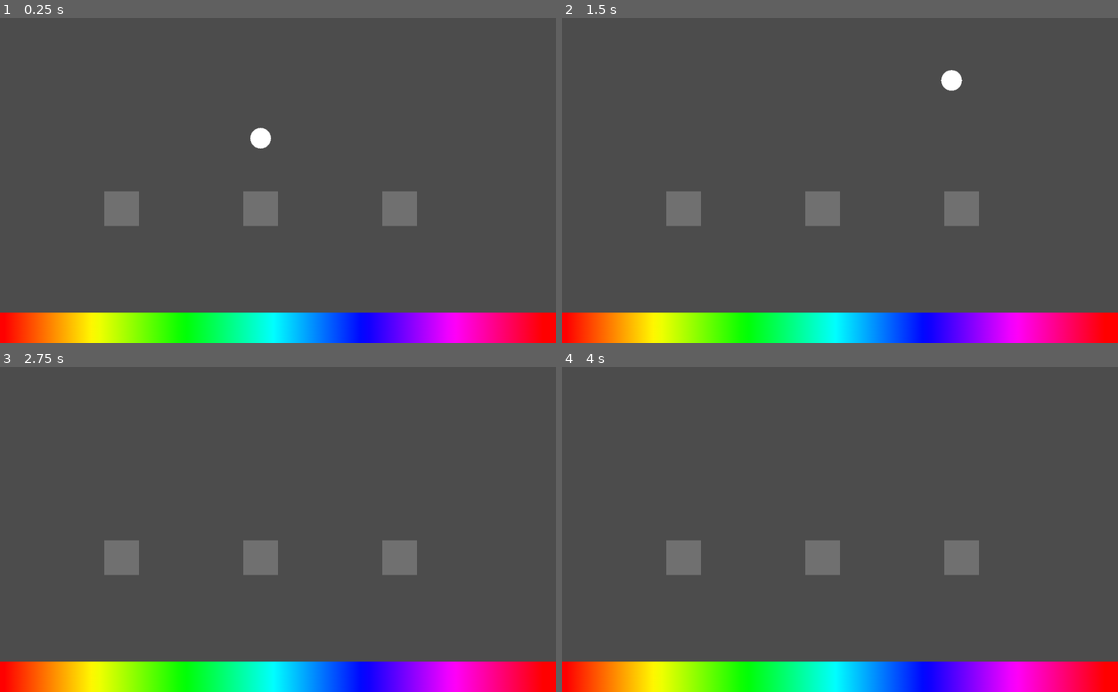
Above: before the commit, frames 1-4 (two rows, left to right).
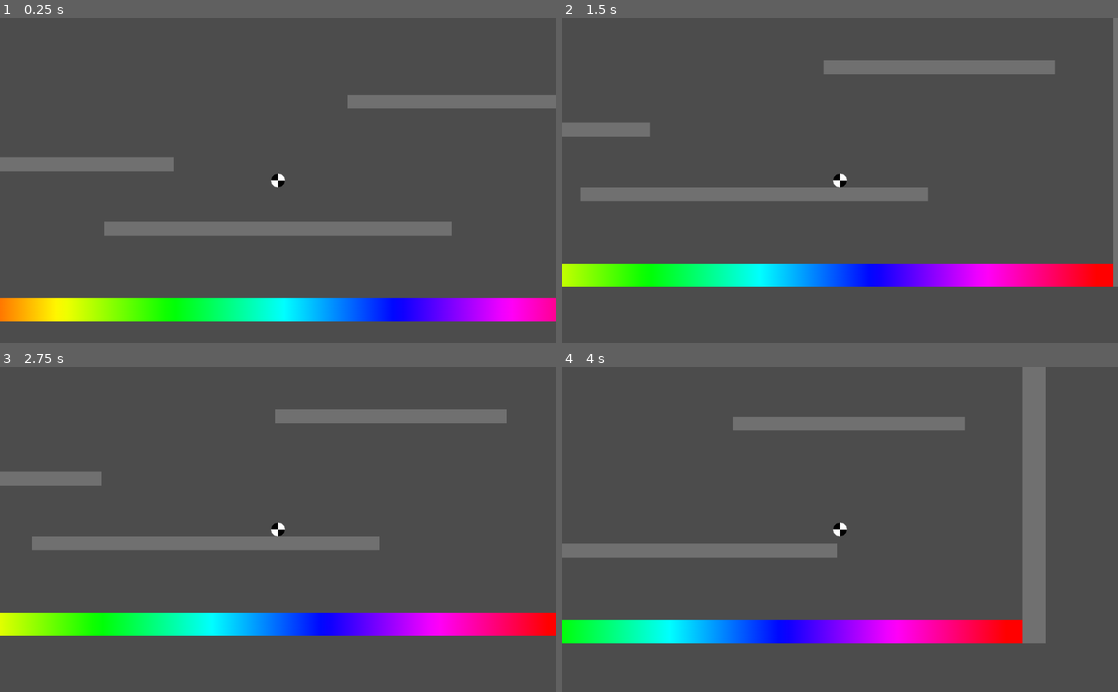
Above: after the commit, the same moments.

Repository: OpenSphereDevel/OpenSphere-Godot
Game: Godot game, scene res://WorldTemplate.tscn
The game is run twice, just before and just after one commit, with the same random seed, the same clock (stepped at 60 frames per second) and the same inputs.
Inputs:
- Up to frame 1 (0.25 s): no input
- Up to frame 2 (1.5 s): hold Right (ball_move_right) from 0.53 s (still down); tap Up (ball_jump) at 0.6, 0.77, 1.07, 1.35 s
- Up to frame 3 (2.75 s): tap Up (ball_jump) at 1.52, 1.82, 2.1 s; release Right (ball_move_right) at 2.03 s; hold Left (ball_move_left) from 2.03 s (still down)
- Up to frame 4 (4 s): release Left (ball_move_left) at 2.78 s; hold Right (ball_move_right) from 2.78 s (still down); tap Up (ball_jump) at 2.85, 3.02, 3.32, 3.6, 3.77 s

The runs differ from the first frame. In frame 1, 21% of the frame differs, in the area x 0-100%, y 23-100%; in frame 2, 24%; in frame 3, 23%; in frame 4, 24%, in the area x 0-100%, y 0-100%.

Commit message:
Add files via upload
CHANGELOG:
--made camera follow player
--added secondary texture on player
--change test level a bit so you can see how physics work
--cleaned up player script, moved key press and gravity code to their own respective functions

TO DO:
--get player sprite to rotate when moving
--make level restart when touching rainbow texture at the bottom
--change background
--add music

Diff:
--- a/KinematicBody2D.gd
+++ b/KinematicBody2D.gd
@@ -11,17 +11,19 @@
 const GRAVITY = 15
 const JUMP_HEIGHT = -600
 
+#variable to determine if player released jump button already to stop jumping
+#turns to true so you can't do it more than once mid-air and cheat the game
+#resets to false when you touch the ground again
+var releasedJumpAlready = false
+
 #variable to store motion of ball sprite, does X and Y together
 #access with motion.x and motion.y
 var motion = Vector2()
 
-#function for movement of ball sprite that is updated every frame (delta)
-func _physics_process(delta):
-
-	#sets "gravity" of player as constant downward motion
-	#only happens when not colliding with the floor
-	if !(is_on_floor()):
-		motion.y += GRAVITY
+func get_input():
+	#close game if escape key pressed
+	if Input.is_action_pressed("ui_cancel"):
+		get_tree().quit()
 
 	#sets motion based on actions defined in Project>Project Settings>Input Map
 	#this allows you to easily map it to other things like gamepads or touchscreens
@@ -33,15 +35,35 @@
 	else:
 		motion.x = 0
 
+	#if the player releases the jump button, it sets y motion to 0 and player falls
+	#this is done so player can make short jumps, but not cheat and float or double jump or any shit
+	if Input.is_action_just_released("ball_jump"):
+		if motion.y < 0 && releasedJumpAlready == false:
+			motion.y = 0
+			releasedJumpAlready = true
+
+	#inherited from KinBody2D that actually processes the motion we're setting with the keys above
+	move_and_slide(motion, UP)
+
+func calc_gravity():
+	#sets "gravity" of player as constant downward motion
+	#only happens when not colliding with the floor
+	if !(is_on_floor()):
+		motion.y += GRAVITY
+
 	#if the player is actually on the floor and presses the jump button it will make them jump
 	if is_on_floor():
+		releasedJumpAlready = false
 		if Input.is_action_just_pressed("ball_jump"):
 			motion.y = JUMP_HEIGHT
 
-	#function to close game if escape key pressed
-	if Input.is_action_pressed("ui_cancel"):
-		get_tree().quit()
+	#if player hits a ceiling, make player fall back down
+	#note you can't set this to 0 or it will stick to the ceiling
+	if is_on_ceiling():
+		motion.y = 1
 
-	#function inherited from KinBody2D that actually processes the motion we're setting with the keys above
-	move_and_slide(motion, UP)
+#function for movement of ball sprite that is updated every frame (delta)
+func _physics_process(delta):
+	get_input()
+	calc_gravity()
 	pass
--- a/WorldTemplate.tscn
+++ b/WorldTemplate.tscn
@@ -1,14 +1,15 @@
-[gd_scene load_steps=8 format=2]
+[gd_scene load_steps=9 format=2]
 
 [ext_resource path="res://KinematicBody2D.gd" type="Script" id=1]
 [ext_resource path="res://ballsprite.png" type="Texture" id=2]
-[ext_resource path="res://wallsprite.png" type="Texture" id=3]
-[ext_resource path="res://rainbowfloorsprite.png" type="Texture" id=4]
+[ext_resource path="res://ballrollsprite.png" type="Texture" id=3]
+[ext_resource path="res://wallsprite.png" type="Texture" id=4]
+[ext_resource path="res://rainbowfloorsprite.png" type="Texture" id=5]
 
-[sub_resource type="CircleShape2D" id=2]
+[sub_resource type="CircleShape2D" id=1]
 radius = 32.0
 
-[sub_resource type="RectangleShape2D" id=1]
+[sub_resource type="RectangleShape2D" id=2]
 extents = Vector2( 32, 32 )
 
 [sub_resource type="RectangleShape2D" id=3]
@@ -21,71 +22,140 @@
 scale = Vector2( 0.6, 0.6 )
 script = ExtResource( 1 )
 
-[node name="Sprite" type="Sprite" parent="Player"]
+[node name="Camera2D" type="Camera2D" parent="Player"]
+position = Vector2( 6.10352e-05, 0 )
+scale = Vector2( 1.66667, 1.66667 )
+current = true
+zoom = Vector2( 1.5, 1.5 )
+drag_margin_h_enabled = false
+drag_margin_v_enabled = false
+smoothing_speed = 30.0
+
+[node name="BallSprite" type="Sprite" parent="Player"]
 texture = ExtResource( 2 )
 __meta__ = {
 "_edit_group_": true
 }
 
+[node name="RotatingSprite" type="Sprite" parent="Player/BallSprite"]
+texture = ExtResource( 3 )
+
 [node name="CollisionShape2D" type="CollisionShape2D" parent="Player"]
-shape = SubResource( 2 )
-
-[node name="Wall" type="StaticBody2D" parent="."]
-position = Vector2( 480, 352 )
-
-[node name="Sprite" type="Sprite" parent="Wall"]
-texture = ExtResource( 3 )
-__meta__ = {
-"_edit_group_": true
-}
-
-[node name="CollisionShape2D" type="CollisionShape2D" parent="Wall"]
 shape = SubResource( 1 )
 __meta__ = {
 "_edit_group_": true
 }
 
-[node name="Wall2" type="StaticBody2D" parent="."]
-position = Vector2( 736, 352 )
+[node name="TestPlatform" type="StaticBody2D" parent="."]
+position = Vector2( 480, 352 )
+scale = Vector2( 15, 0.6 )
 
-[node name="Sprite" type="Sprite" parent="Wall2"]
-texture = ExtResource( 3 )
-__meta__ = {
-"_edit_group_": true
-}
-
-[node name="CollisionShape2D" type="CollisionShape2D" parent="Wall2"]
-shape = SubResource( 1 )
-__meta__ = {
-"_edit_group_": true
-}
-
-[node name="Wall3" type="StaticBody2D" parent="."]
-position = Vector2( 224, 352 )
-
-[node name="Sprite" type="Sprite" parent="Wall3"]
-texture = ExtResource( 3 )
-__meta__ = {
-"_edit_group_": true
-}
-
-[node name="CollisionShape2D" type="CollisionShape2D" parent="Wall3"]
-shape = SubResource( 1 )
-__meta__ = {
-"_edit_group_": true
-}
-
-[node name="Area2D" type="Area2D" parent="."]
-position = Vector2( 512, 576 )
-scale = Vector2( 16, 1 )
-
-[node name="Sprite" type="Sprite" parent="Area2D"]
+[node name="Sprite" type="Sprite" parent="TestPlatform"]
 texture = ExtResource( 4 )
 __meta__ = {
 "_edit_group_": true
 }
 
-[node name="CollisionShape2D" type="CollisionShape2D" parent="Area2D"]
+[node name="CollisionShape2D" type="CollisionShape2D" parent="TestPlatform"]
+shape = SubResource( 2 )
+__meta__ = {
+"_edit_group_": true
+}
+
+[node name="TestPlatform2" type="StaticBody2D" parent="."]
+position = Vector2( -128, 172.8 )
+scale = Vector2( 10, 0.6 )
+
+[node name="Sprite" type="Sprite" parent="TestPlatform2"]
+texture = ExtResource( 4 )
+__meta__ = {
+"_edit_group_": true
+}
+
+[node name="CollisionShape2D" type="CollisionShape2D" parent="TestPlatform2"]
+shape = SubResource( 2 )
+__meta__ = {
+"_edit_group_": true
+}
+
+[node name="TestPlatform3" type="StaticBody2D" parent="."]
+position = Vector2( 992, 0 )
+scale = Vector2( 10, 0.6 )
+
+[node name="Sprite" type="Sprite" parent="TestPlatform3"]
+texture = ExtResource( 4 )
+__meta__ = {
+"_edit_group_": true
+}
+
+[node name="CollisionShape2D" type="CollisionShape2D" parent="TestPlatform3"]
+shape = SubResource( 2 )
+__meta__ = {
+"_edit_group_": true
+}
+
+[node name="SideWall" type="StaticBody2D" parent="."]
+position = Vector2( -480, -32 )
+scale = Vector2( 1, 20 )
+
+[node name="Sprite" type="Sprite" parent="SideWall"]
+position = Vector2( 3.05176e-05, 0 )
+texture = ExtResource( 4 )
+__meta__ = {
+"_edit_group_": true
+}
+
+[node name="CollisionShape2D" type="CollisionShape2D" parent="SideWall"]
+shape = SubResource( 2 )
+__meta__ = {
+"_edit_group_": true
+}
+
+[node name="SideWall2" type="StaticBody2D" parent="."]
+position = Vector2( 1504, -32 )
+scale = Vector2( 1, 20 )
+
+[node name="Sprite" type="Sprite" parent="SideWall2"]
+position = Vector2( 3.05176e-05, 0 )
+texture = ExtResource( 4 )
+__meta__ = {
+"_edit_group_": true
+}
+
+[node name="CollisionShape2D" type="CollisionShape2D" parent="SideWall2"]
+shape = SubResource( 2 )
+__meta__ = {
+"_edit_group_": true
+}
+
+[node name="SideWall3" type="StaticBody2D" parent="."]
+position = Vector2( 512, -640 )
+scale = Vector2( 30, 1 )
+
+[node name="Sprite" type="Sprite" parent="SideWall3"]
+position = Vector2( 3.05176e-05, 0 )
+texture = ExtResource( 4 )
+__meta__ = {
+"_edit_group_": true
+}
+
+[node name="CollisionShape2D" type="CollisionShape2D" parent="SideWall3"]
+shape = SubResource( 2 )
+__meta__ = {
+"_edit_group_": true
+}
+
+[node name="DeathFloor" type="Area2D" parent="."]
+position = Vector2( 512, 576 )
+scale = Vector2( 30, 1 )
+
+[node name="Sprite" type="Sprite" parent="DeathFloor"]
+texture = ExtResource( 5 )
+__meta__ = {
+"_edit_group_": true
+}
+
+[node name="CollisionShape2D" type="CollisionShape2D" parent="DeathFloor"]
 shape = SubResource( 3 )
 __meta__ = {
 "_edit_group_": true
